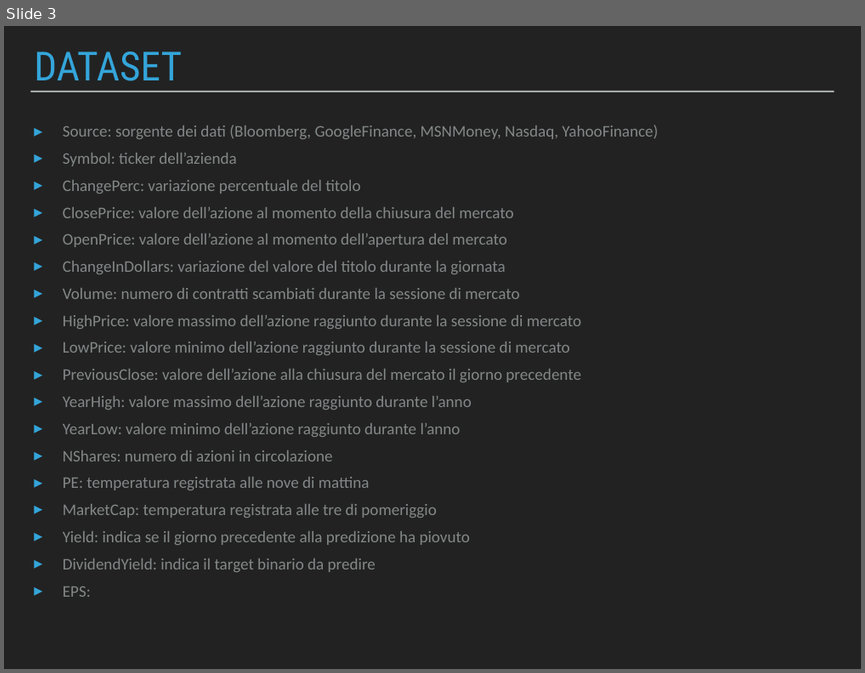
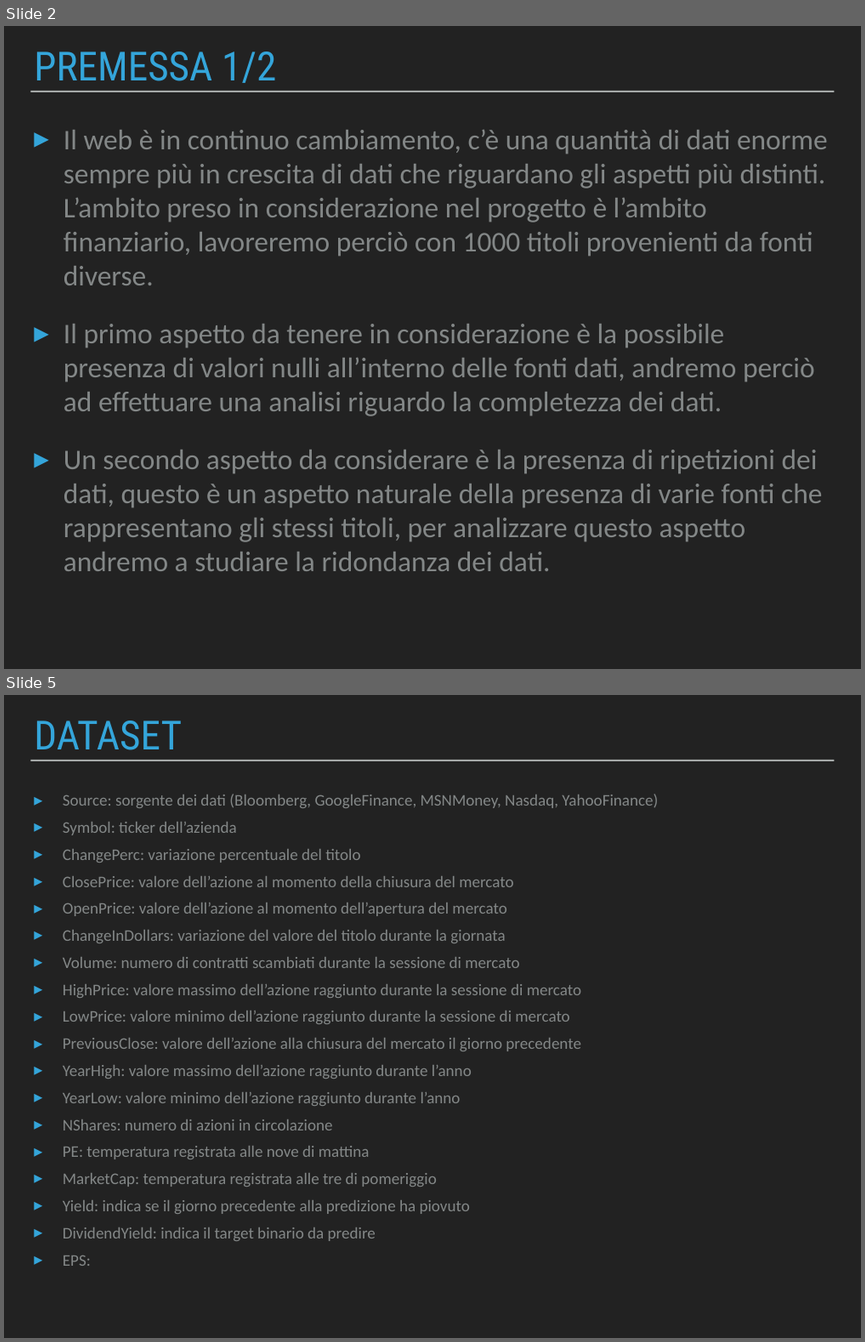
Before and after one commit to Beltra97/Unimib_ArchitettureDati, a slide deck: PresentazionePowerPoint.pptx. Shown one above the other, each under a label of ours: slide 3 before the commit, slides 2 and 5 after it; the slides between them are not shown. The pictures are 865x673 and 865x1342 pixels, drawn with LibreOffice and Linux fonts; fonts in the diff are those of the drawing. Boxes give left, top, right and bottom in pixels: in the first picture for what was removed or moved away, otherwise in the second. Text is boxed around its words. In the diff, an @@ line names an element or a change of style, - is before the commit and + after.

```diff
--- a/PresentazionePowerPoint.pptx
+++ b/PresentazionePowerPoint.pptx
@@ slide 2 added at (4, 26, 861, 669), background #222222; not listed: 1 template element that a slide beside it also shows @@
@@ title added at (34, 52, 276, 83), 48 pt, text #34A5DA @@
+PREMESSA 1/2
@@ text added at (64, 130, 828, 571), 34 pt, text #838787 @@
+▸ Il web è in continuo cambiamento, c’è una quantità di dati enorme sempre più in crescita di dati che riguardano gli aspetti più distinti. L’ambito preso in considerazione nel progetto è l’ambito finanziario, lavoreremo perciò con 1000 titoli provenienti da fonti diverse.
+▸ Il primo aspetto da tenere in considerazione è la possibile presenza di valori nulli all’interno delle fonti dati, andremo perciò ad effettuare una analisi riguardo la completezza dei dati.
+▸ Un secondo aspetto da considerare è la presenza di ripetizioni dei dati, questo è un aspetto naturale della presenza di varie fonti che rappresentano gli stessi titoli, per analizzare questo aspetto andremo a studiare la ridondanza dei dati.
@@ what was slide 3 is now slide 5 @@
```
Also in this commit, not shown: 6 slides changed, 6 other slides added, 1 slide removed, 1 other file.
